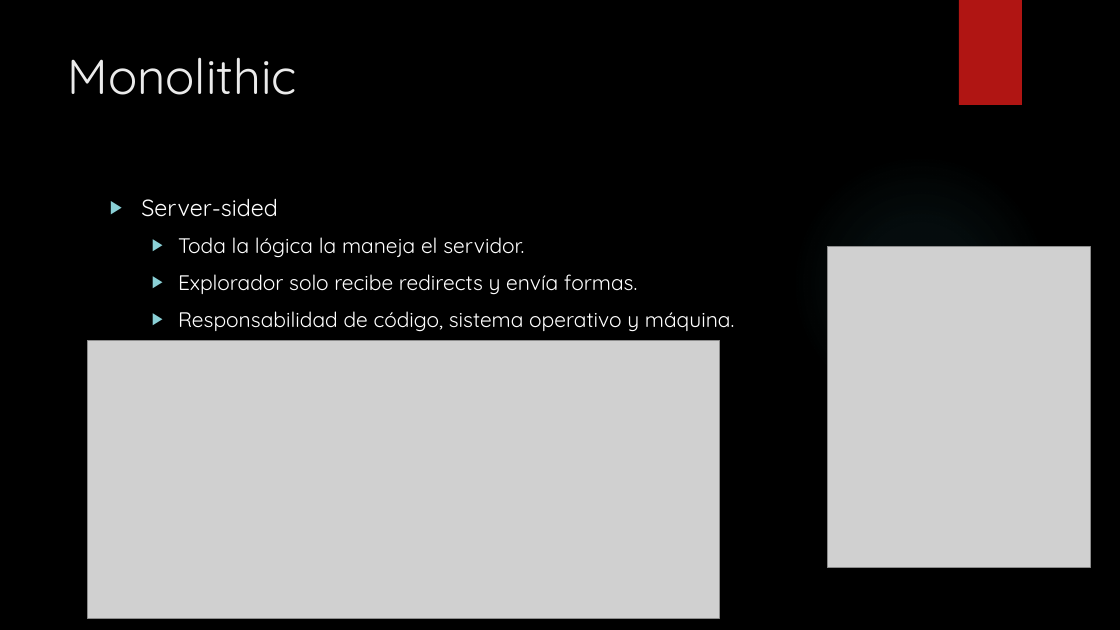
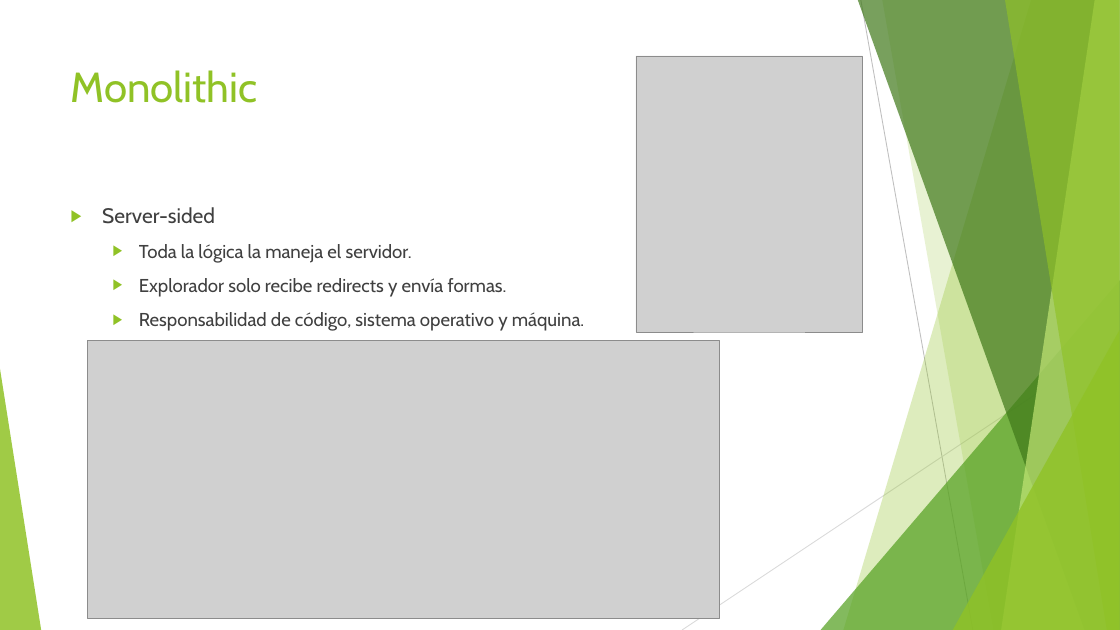
Before and after one commit to alanzam/AWS-Serverless, a slide deck: slide 3 of serverless.pptx (slide 2 before the commit). Drawn at 1120x630 pixels with LibreOffice and Linux fonts; fonts in the diff are those of the drawing; grey boxes stand for pictures; background and template pictures are left out. Boxes give left, top, right and bottom in pixels: in the first picture for what was removed or moved away, otherwise in the second. Text is boxed around its words. In the diff, an @@ line names an element or a change of style, - is before the commit and + after.

```diff
--- a/serverless.pptx
+++ b/serverless.pptx
@@ background picture (left out) to #FFFFFF @@
@@ rectangle removed at <box>959,0,1022,105</box> @@
@@ title "Monolithic": place and size @@
-title "Monolithic" at <box>68,57,297,95</box>
+title "Monolithic" at <box>71,70,258,103</box>
@@ title "Monolithic" at <box>71,70,258,103</box>: size 42 to 36 pt, font Quicksand to Cabin, text colour #EBEBEB to #90C226 @@
@@ picture: place and size @@
-picture at <box>828,247,1091,568</box>
+picture at <box>636,56,863,333</box>
@@ ellipse removed at <box>791,154,1049,413</box> @@
@@ text "Server-sided": place and size @@
-text "Server-sided" at <box>141,199,734,332</box>
+text "Server-sided" at <box>102,207,584,331</box>
@@ text "Server-sided" at <box>102,207,584,331</box>: size 20 to 18 pt in "Server-sided"; font Quicksand to Cabin, text colour #FFFFFF to #404040, size 18 to 16 pt; bullet colour #8AD0D6 to #90C226 @@
@@ group added at <box>0,0,1120,630</box>: 5 freeform shapes, 3 triangles, 2 lines @@
```
Also in this commit, not shown: 15 other slides changed, 4 slides added, 1 slide removed.
